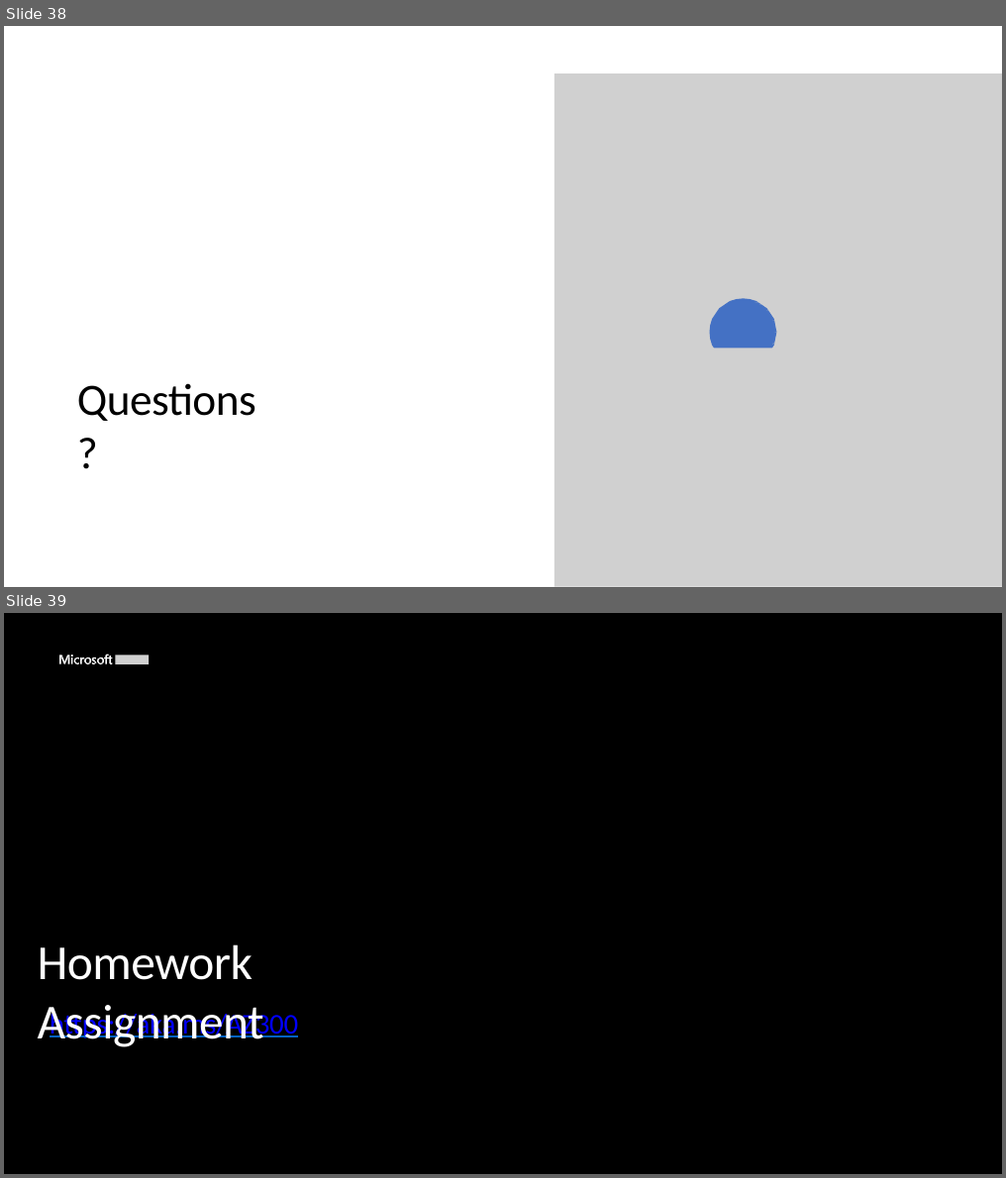
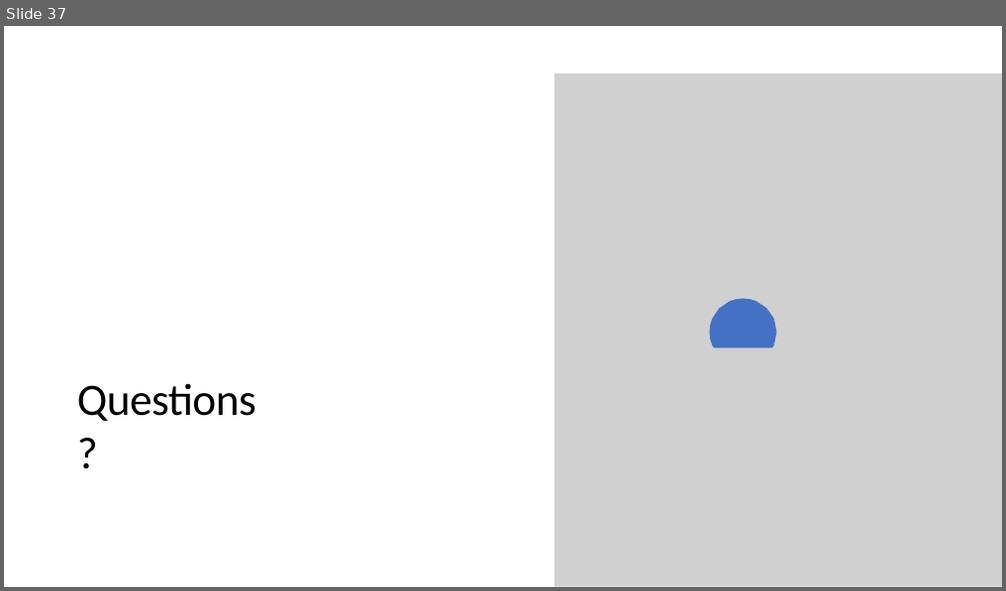
Before and after one commit to dannradkov/az300, a slide deck: pptx/AZ-300-Week3-Create+and+deploy+Apps.pptx. Shown one above the other, each under a label of ours: slides 38 and 39 before the commit, slide 37 after it. The pictures are 1006x1178 and 1006x591 pixels, drawn with LibreOffice and Linux fonts; fonts in the diff are those of the drawing; grey boxes stand for pictures; background and template pictures are left out. Boxes give left, top, right and bottom in pixels: in the first picture for what was removed or moved away, otherwise in the second. Text is boxed around its words. In the diff, an @@ line names an element or a change of style, - is before the commit and + after.

```diff
--- a/pptx/AZ-300-Week3-Create+and+deploy+Apps.pptx
+++ b/pptx/AZ-300-Week3-Create+and+deploy+Apps.pptx
@@ slide 39 removed at [4,613,1002,1174], background #FFFFFF @@
@@ freeform shape removed at [4,613,1002,1174] @@
@@ freeform shape removed at [59,655,113,664] @@
@@ picture removed at [116,655,149,664] @@
@@ text removed at [38,945,264,1048] @@
-Homework Assignment
@@ text removed at [50,1010,298,1041] @@
-https://aka.ms/AZ300
@@ what was slide 38 is now slide 37 @@
```
Also in this commit, not shown: 2 slides changed, 2 other slides removed, 1 other file.
